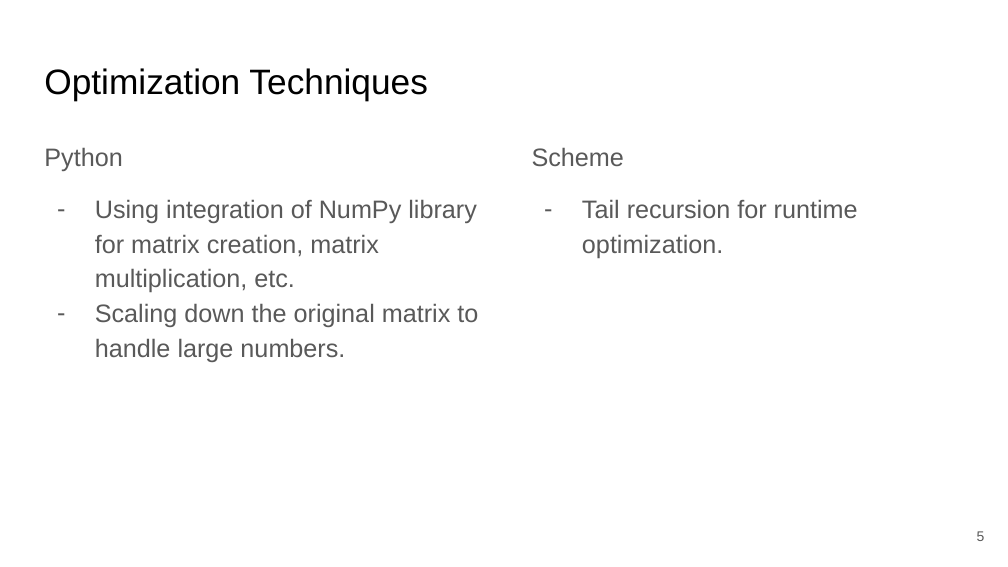
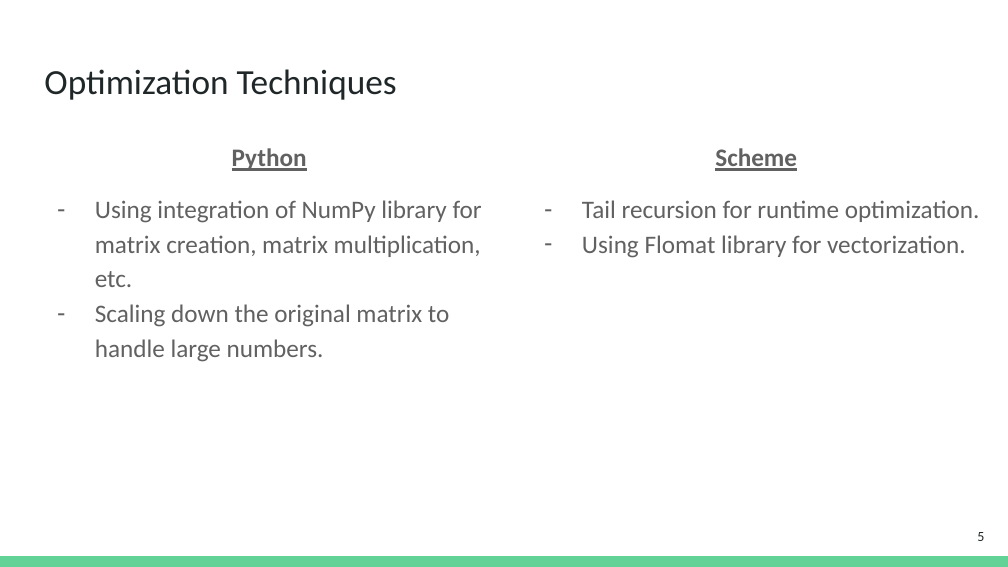
Before and after one commit to ShlomiFridman/PL2025_Project, a slide deck: slide 5 of Project_5/Matrix Exponent.pptx. Drawn at 1008x567 pixels with LibreOffice and Linux fonts; fonts in the diff are those of the drawing. Boxes give left, top, right and bottom in pixels: in the first picture for what was removed or moved away, otherwise in the second. Text is boxed around its words. In the diff, an @@ line names an element or a change of style, - is before the commit and + after.

```diff
--- a/Project_5/Matrix Exponent.pptx
+++ b/Project_5/Matrix Exponent.pptx
@@ title "Optimization Techniques" at (44, 69, 397, 100): font Arial to Calibri, text colour #000000 to #202729 @@
@@ text "Python" at (95, 148, 482, 362): font Arial to Calibri, text colour #595959 to #616161; bold on, underline on in "Python"; alignment left to centre; bullet colour #595959 to #616161 @@
@@ text at (582, 148, 980, 222): font Arial to Calibri, text colour #595959 to #616161 in "Scheme", "Tail recursion for runtime optimization."; bold on, underline on in "Scheme"; alignment left to centre; bullet colour #595959 to #616161 @@
@@ text at (582, 235, 966, 258): paragraph added @@
+– Using Flomat library for vectorization.
@@ page number at (977, 532, 984, 541): font Arial to Calibri, text colour #595959 to #202729 @@
@@ rectangle added at (0, 556, 1008, 567), fill #63D297 @@
```
Also in this commit, not shown: 5 other slides changed.
